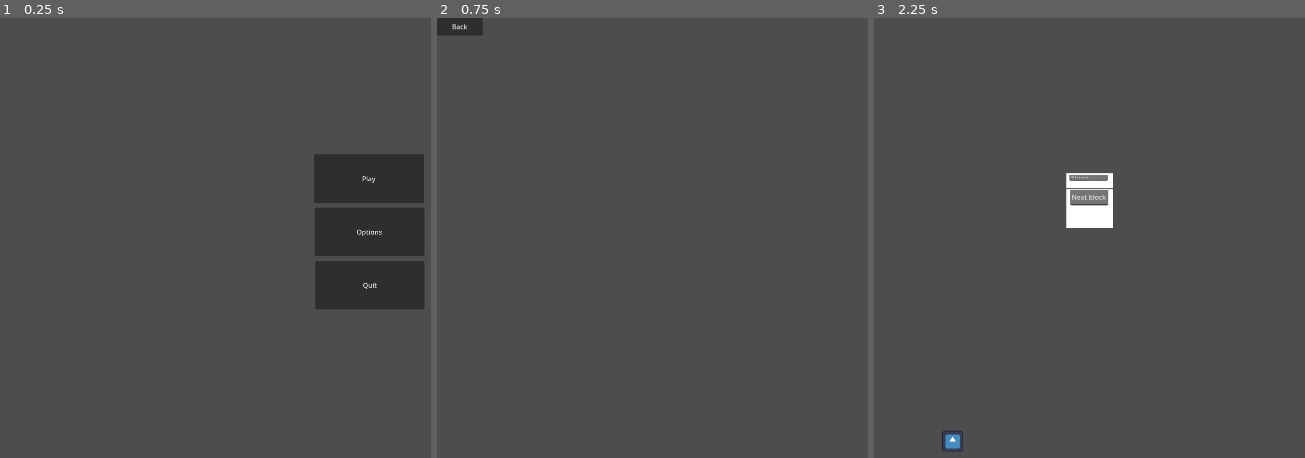
Above: before the commit, frames 1-3 (left to right).
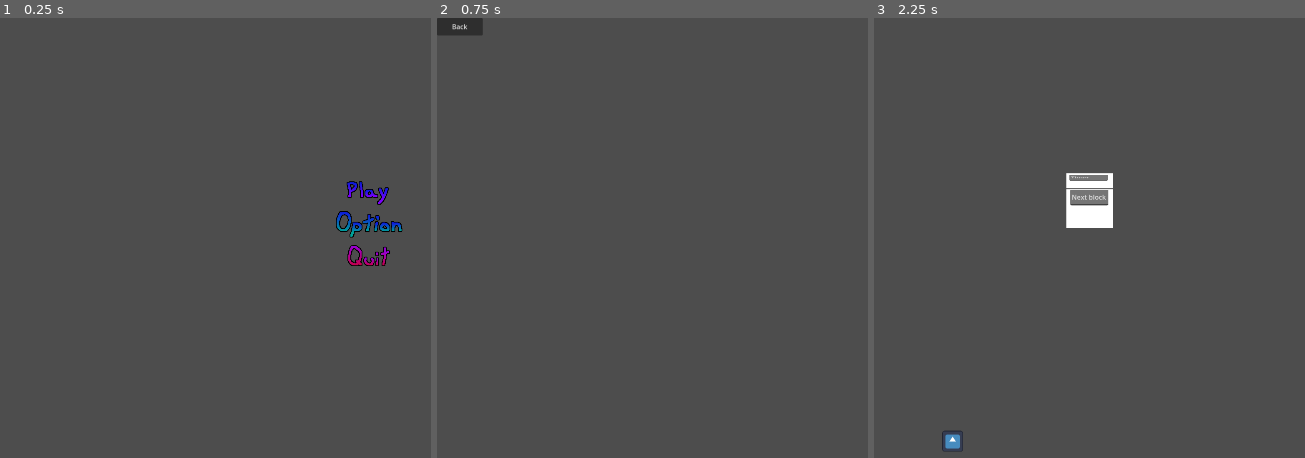
Above: after the commit, the same moments.

Repository: Paradox694/Aerial-Survivor
Game: Godot game, scene res://MainMenu/MainMenu.tscn
Two runs of this game, one before a commit and one after it. Both use one fixed random seed, a clock stepped at 60 frames per second and the inputs below. The engine's default icon, where the game draws it, is replaced by a stand-in: a white triangle on a blue panel in a dark square.
Inputs (mouse positions are in pixels of both pictures, inside the frame that each line leads up to; where the layout moved, square brackets give the same spot in the first picture):
- Up to frame 1 (0.25 s): no input
- Up to frame 2 (0.75 s): click (807, 224) [807, 233] at 0.5 s
- Up to frame 3 (2.25 s): click "Back" at 1.25 s; click (1240, 189) [1244, 180] at 2 s

The runs differ from the first frame. In frame 1, 8.3% of the frame differs, in the area x 72-99%, y 30-67%; in frame 2, nothing differs; in frame 3, nothing differs.

Commit message:
Added the UI spirte buttons to the Main Menu UI for play option and quit

Diff:
--- a/MainMenu/Main Menu.gd
+++ b/MainMenu/Main Menu.gd
@@ -7,6 +7,5 @@
 func _on_options_pressed():
 	get_tree().change_scene_to_file("res://MainMenu/OptionsMainMenu.tscn")
 
-
 func _on_quit_pressed():
 	get_tree().quit()
--- a/MainMenu/MainMenu.tscn
+++ b/MainMenu/MainMenu.tscn
@@ -1,6 +1,9 @@
-[gd_scene load_steps=2 format=3 uid="uid://nhdd0ejmxc1g"]
+[gd_scene load_steps=5 format=3 uid="uid://nhdd0ejmxc1g"]
 
 [ext_resource type="Script" path="res://MainMenu/Main Menu.gd" id="1_q83xd"]
+[ext_resource type="Texture2D" uid="uid://xdedf2amumna" path="res://UISprites/PlayButton.png" id="2_6cbqm"]
+[ext_resource type="Texture2D" uid="uid://koj1ywblod5h" path="res://UISprites/OptionButton.png" id="3_qqy31"]
+[ext_resource type="Texture2D" uid="uid://d3smc6en85jkv" path="res://UISprites/QuitButton.png" id="4_5aqdi"]
 
 [node name="Main Menu" type="Control"]
 layout_mode = 3
@@ -11,30 +14,32 @@
 grow_vertical = 2
 script = ExtResource("1_q83xd")
 
-[node name="Play" type="Button" parent="."]
-layout_mode = 2
-offset_left = 755.0
-offset_top = 328.0
-offset_right = 1019.0
-offset_bottom = 445.0
-text = "Play"
+[node name="Play" type="TextureButton" parent="."]
+layout_mode = 0
+offset_left = 821.0
+offset_top = 380.0
+offset_right = 948.0
+offset_bottom = 456.0
+texture_normal = ExtResource("2_6cbqm")
 
-[node name="Options" type="Button" parent="."]
-layout_mode = 2
-offset_left = 756.0
-offset_top = 456.0
-offset_right = 1020.0
-offset_bottom = 573.0
-text = "Options"
+[node name="Options" type="TextureButton" parent="."]
+layout_mode = 0
+offset_left = 788.0
+offset_top = 457.0
+offset_right = 988.0
+offset_bottom = 532.0
+texture_normal = ExtResource("3_qqy31")
 
-[node name="Quit" type="Button" parent="."]
-layout_mode = 2
-offset_left = 758.0
-offset_top = 585.0
-offset_right = 1020.0
-offset_bottom = 701.0
-text = "Quit"
+[node name="Quit" type="TextureButton" parent="."]
+layout_mode = 0
+offset_left = 824.0
+offset_top = 533.0
+offset_right = 949.0
+offset_bottom = 608.0
+texture_normal = ExtResource("4_5aqdi")
 
 [connection signal="pressed" from="Play" to="." method="_on_play_pressed"]
+[connection signal="pressed" from="Play" to="." method="_on_texture_button_pressed"]
 [connection signal="pressed" from="Options" to="." method="_on_options_pressed"]
+[connection signal="pressed" from="Options" to="." method="_on_options_2_pressed"]
 [connection signal="pressed" from="Quit" to="." method="_on_quit_pressed"]
Not shown: 1 places in PauseMenu/PauseMenu.tscn that only renumber resources
